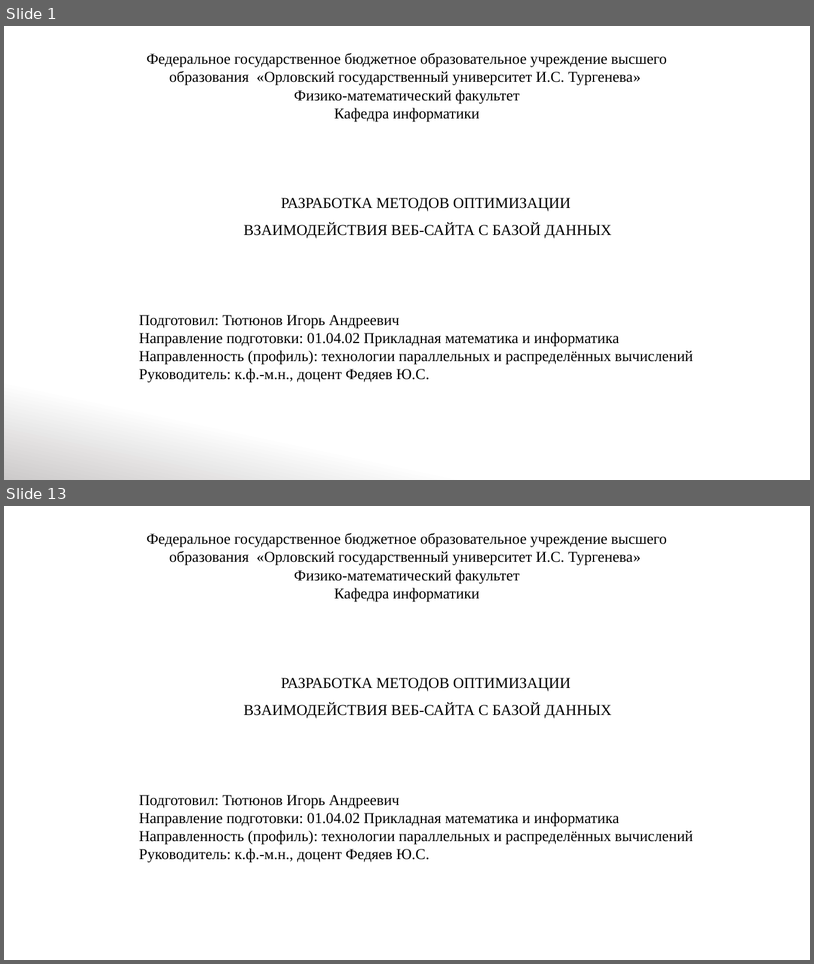
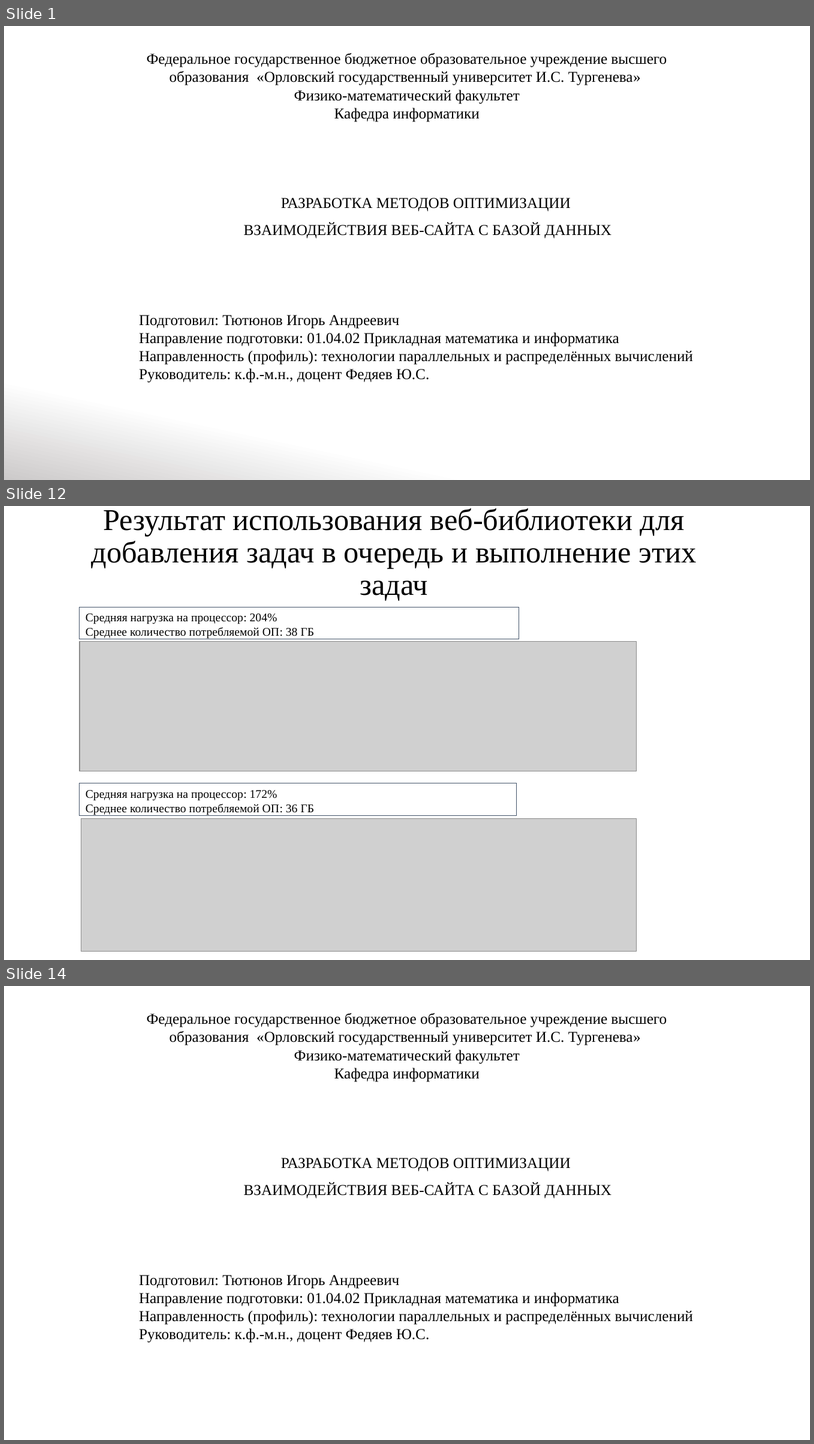
Before and after one commit to IgorTyutyunov/-, a slide deck: ВКР_5.pptx. Shown one above the other, each under a label of ours: slides 1 and 13 before the commit, slides 1, 12 and 14 after it; the slides between them are not shown. The pictures are 814x964 and 814x1444 pixels, drawn with LibreOffice and Linux fonts; fonts in the diff are those of the drawing; grey boxes stand for pictures. Boxes give left, top, right and bottom in pixels: in the first picture for what was removed or moved away, otherwise in the second. Text is boxed around its words. In the diff, an @@ line names an element or a change of style, - is before the commit and + after.

```diff
--- a/ВКР_5.pptx
+++ b/ВКР_5.pptx
@@ slide 12 added at bbox=[4, 506, 810, 960], background #FFFFFF @@
@@ title added at bbox=[91, 508, 696, 601], 36 pt, text #000000 @@
+Результат использования веб-библиотеки для добавления задач в очередь и выполнение этих задач
@@ rectangle added at bbox=[80, 607, 519, 639], outline #44546A 0.75 pt, 14 pt, text #000000 @@
+Средняя нагрузка на процессор: 204%
+Среднее количество потребляемой ОП: 38 ГБ
@@ picture added at bbox=[80, 642, 637, 772] @@
@@ rectangle added at bbox=[80, 783, 517, 815], outline #44546A 0.75 pt, 14 pt, text #000000 @@
+Средняя нагрузка на процессор: 172%
+Среднее количество потребляемой ОП: 36 ГБ
@@ picture added at bbox=[81, 818, 636, 951] @@
@@ what was slide 13 is now slide 14 @@
```
Also in this commit, not shown: 8 slides changed, 3 other slides added, 3 slides removed.
